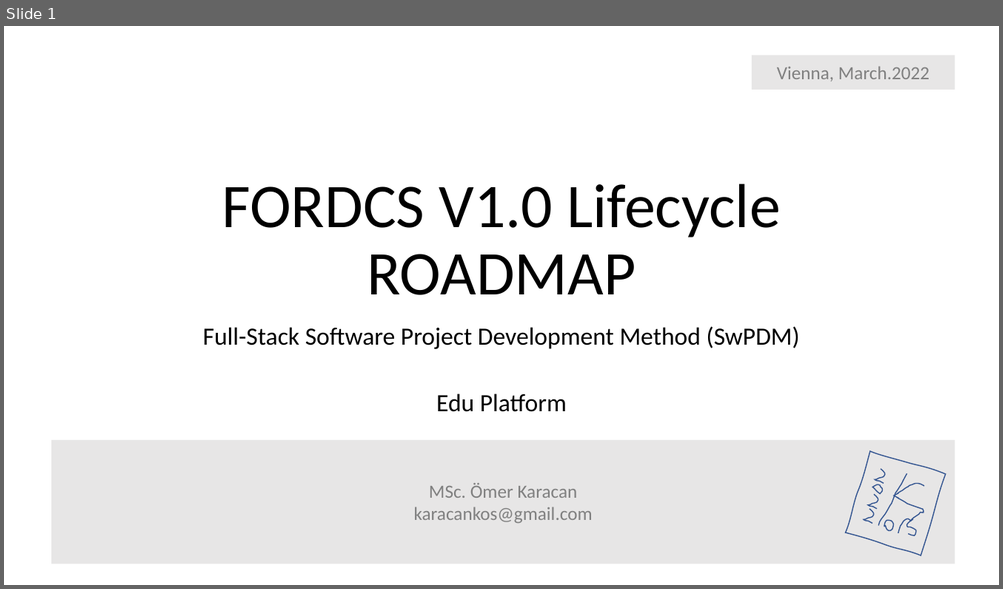
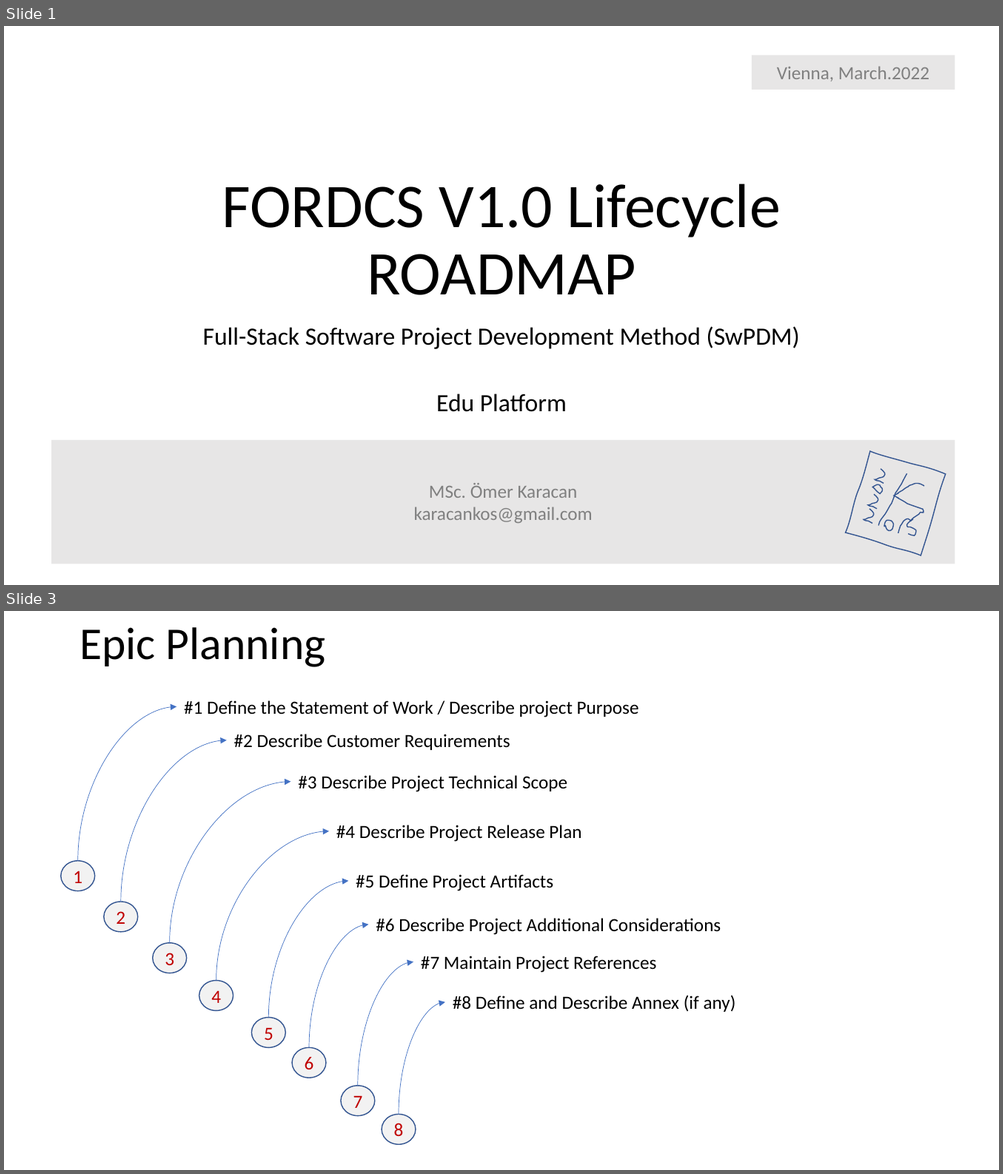
Before and after one commit to karacankos/smarthome-fordcs, a slide deck: fordcs-docs/EDUp FORDCS-V1.0 Project-v2022.04/EDUp FORDCS V1.0 Full-Stack-Development-Method - ROADMAP.pptx. Shown one above the other, each under a label of ours: slide 1 before the commit, slides 1 and 3 after it; the slides between them are not shown. The pictures are 1003x589 and 1003x1174 pixels, drawn with LibreOffice and Linux fonts; fonts in the diff are those of the drawing. Boxes give left, top, right and bottom in pixels: in the first picture for what was removed or moved away, otherwise in the second. Text is boxed around its words. In the diff, an @@ line names an element or a change of style, - is before the commit and + after.

```diff
--- a/fordcs-docs/EDUp FORDCS-V1.0 Project-v2022.04/EDUp FORDCS V1.0 Full-Stack-Development-Method - ROADMAP.pptx
+++ b/fordcs-docs/EDUp FORDCS-V1.0 Project-v2022.04/EDUp FORDCS V1.0 Full-Stack-Development-Method - ROADMAP.pptx
@@ slide 3 added at (4,611,999,1170), background #FFFFFF @@
@@ title added at (79,627,325,667), 44 pt, text #000000 @@
+Epic Planning
@@ curved arrow added from (78, 861) to (176, 706), #4472C4 0.5 pt @@
@@ text added at (184,701,639,718), 18 pt, text #000000 @@
+#1 Define the Statement of Work / Describe project Purpose
@@ curved arrow added from (121, 902) to (226, 740), #4472C4 0.5 pt @@
@@ text added at (234,734,510,750), 18 pt, text #000000 @@
+#2 Describe Customer Requirements
@@ curved arrow added from (170, 943) to (290, 782), #4472C4 0.5 pt @@
@@ text added at (298,775,567,792), 18 pt, text #000000 @@
+#3 Describe Project Technical Scope
@@ curved arrow added from (216, 981) to (330, 831), #4472C4 0.5 pt @@
@@ text added at (336,825,581,842), 18 pt, text #000000 @@
+#4 Describe Project Release Plan
@@ ellipse added at (61,861,95,891), fill #F2F2F2, outline #325491 1 pt, 18 pt, text #C00000 @@
+1
@@ text added at (356,874,554,891), 18 pt, text #000000 @@
+#5 Define Project Artifacts
@@ curved arrow added from (269, 1017) to (349, 881), #4472C4 0.5 pt @@
@@ ellipse added at (104,902,138,933), fill #F2F2F2, outline #325491 1 pt, 18 pt, text #C00000 @@
+2
@@ text added at (375,918,721,935), 18 pt, text #000000 @@
+#6 Describe Project Additional Considerations
@@ ellipse added at (153,943,187,974), fill #F2F2F2, outline #325491 1 pt, 18 pt, text #C00000 @@
+3
@@ curved arrow added from (309, 1048) to (369, 925), #4472C4 0.5 pt @@
@@ curved arrow added from (358, 1086) to (414, 963), #4472C4 0.5 pt @@
@@ text added at (421,956,656,973), 18 pt, text #000000 @@
+#7 Maintain Project References
@@ ellipse added at (199,981,234,1011), fill #F2F2F2, outline #325491 1 pt, 18 pt, text #C00000 @@
+4
@@ curved arrow added from (398, 1115) to (445, 1002), #4472C4 0.5 pt @@
@@ text added at (452,996,736,1012), 18 pt, text #000000 @@
+#8 Define and Describe Annex (if any)
@@ ellipse added at (252,1017,286,1048), fill #F2F2F2, outline #325491 1 pt, 18 pt, text #C00000 @@
+5
@@ ellipse added at (292,1048,327,1079), fill #F2F2F2, outline #325491 1 pt, 18 pt, text #C00000 @@
+6
@@ ellipse added at (341,1086,375,1117), fill #F2F2F2, outline #325491 1 pt, 18 pt, text #C00000 @@
+7
@@ ellipse added at (381,1115,416,1145), fill #F2F2F2, outline #325491 1 pt, 18 pt, text #C00000 @@
+8
```
Also in this commit, not shown: 1 slide changed, 31 other files.
